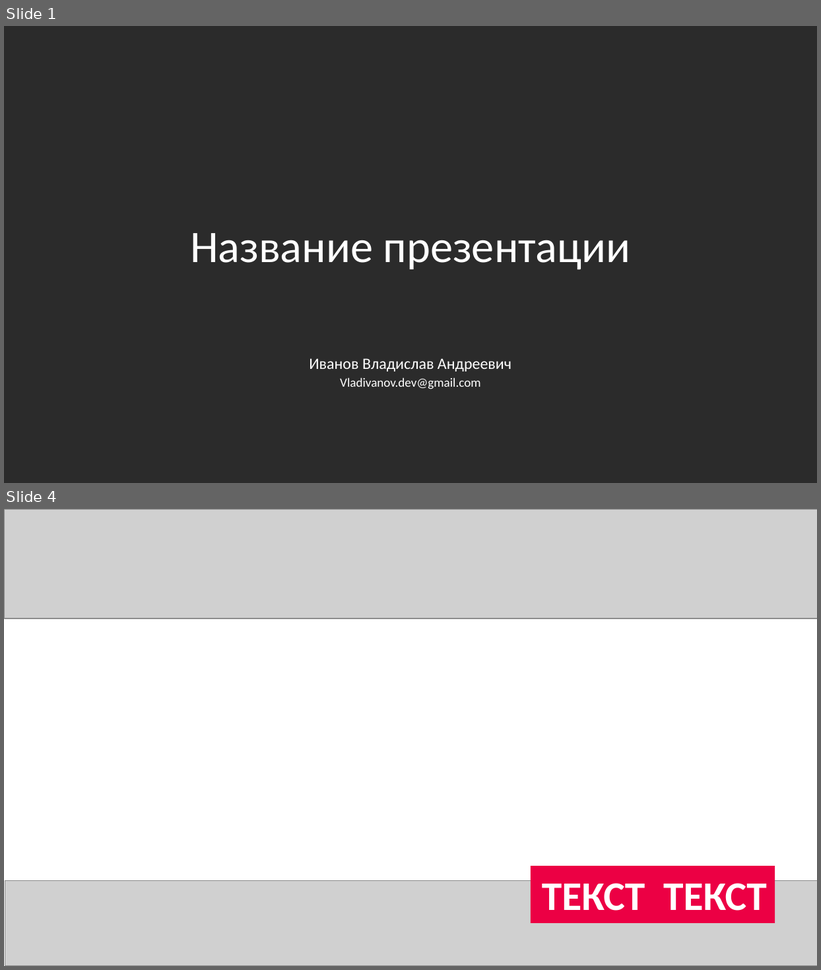
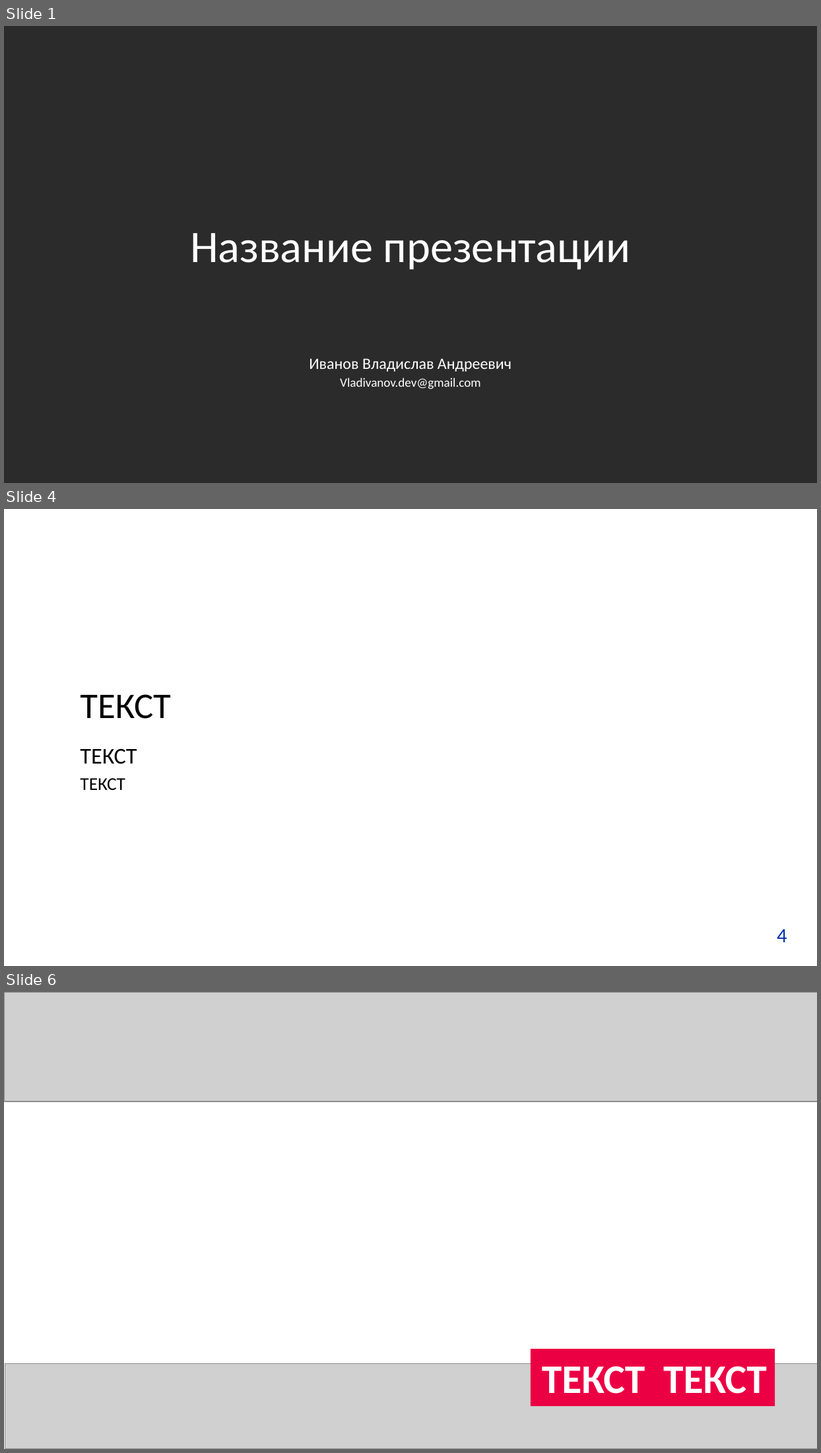
Before and after one commit to yungvldai/diploma, a slide deck: presentation/production.pptx. Shown one above the other, each under a label of ours: slides 1 and 4 before the commit, slides 1, 4 and 6 after it; the slides between them are not shown. The pictures are 821x970 and 821x1453 pixels, drawn with LibreOffice and Linux fonts; fonts in the diff are those of the drawing; grey boxes stand for pictures; background and template pictures are left out; a plain dark background stands for a picture behind light text. Boxes give left, top, right and bottom in pixels: in the first picture for what was removed or moved away, otherwise in the second. Text is boxed around its words. In the diff, an @@ line names an element or a change of style, - is before the commit and + after.

```diff
--- a/presentation/production.pptx
+++ b/presentation/production.pptx
@@ slide 4 added at (4,509,817,966), background picture (left out) @@
@@ title added at (80,694,171,719), 32 pt, text #000000 @@
+ТЕКСТ
@@ text added at (80,749,137,791), 20 pt, text #000000 @@
+ТЕКСТ
+ТЕКСТ
@@ text added at (777,929,787,943), 18 pt, text #0230AC @@
+4
@@ what was slide 4 is now slide 6 @@
```
Also in this commit, not shown: 2 slides changed, 1 other slide added, 12 other files.
